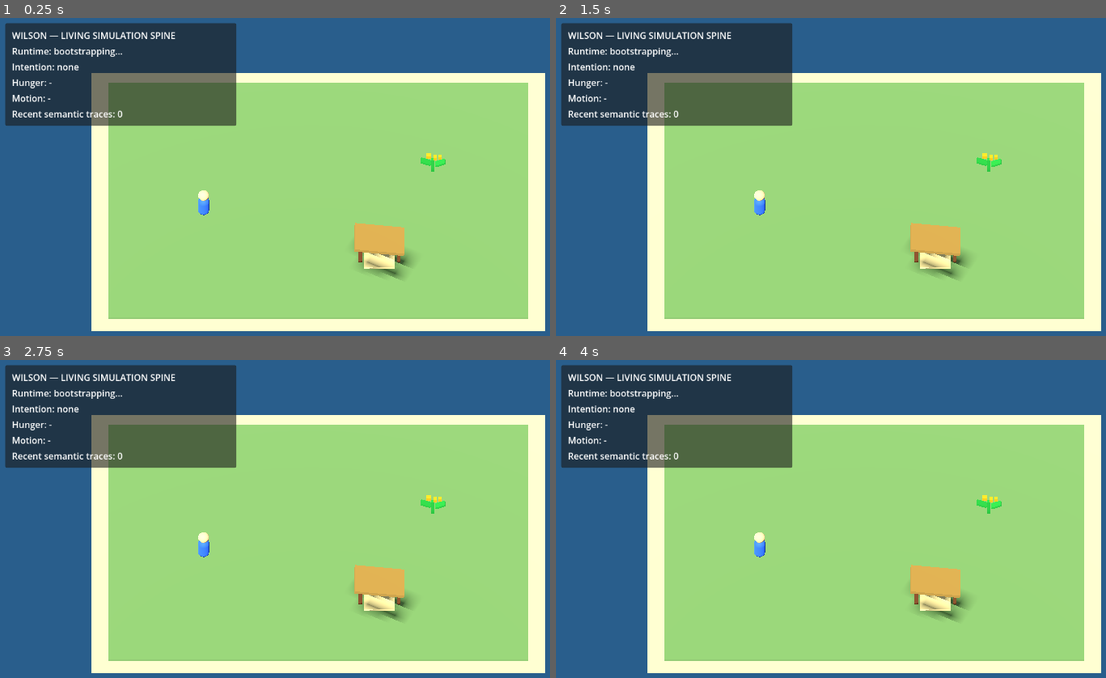
Above: before the commit, frames 1-4 (two rows, left to right).
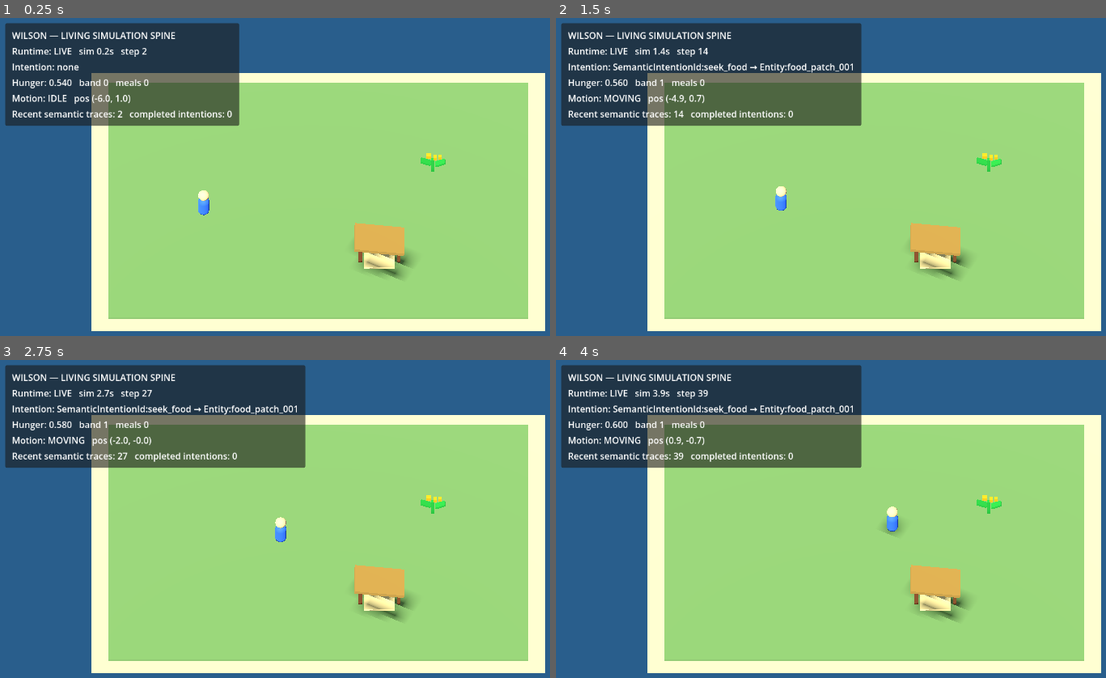
Above: after the commit, the same moments.

Repository: RrR2010/wilson-shipwrecked
Game: Godot game, scene res://tools/living_simulation/living_simulation.tscn
The game is run twice, just before and just after one commit, with the same random seed, the same clock (stepped at 60 frames per second) and the same inputs. The project has no main scene, so this scene is started directly.
Inputs:
- Up to frame 1 (0.25 s): no input
- Up to frame 2 (1.5 s): tap Enter at 0.5 s; tap Space at 0.77 s
- Up to frame 3 (2.75 s): tap Space at 1.52 s
- Up to frame 4 (4 s): tap Space at 3.02, 3.77 s

The runs differ from the first frame. In frame 1, 1.0% of the frame differs, in the area x 8-44%, y 1-34%; in frame 2, 5.6%; in frame 3, 5.6%; in frame 4, 5.7%, in the area x 8-63%, y 1-63%.
Error before the commit: Parse Error: Cannot infer the type of "event_key" variable because the value doesn't have a set type. (res://src/domain/cognition/intention_completion_definiti…

Commit message:
fix: type intention completion stable key

Diff:
--- a/src/domain/cognition/intention_completion_definition.gd
+++ b/src/domain/cognition/intention_completion_definition.gd
@@ -33,5 +33,5 @@
 
 
 func stable_key() -> String:
-	var event_key := "*" if event_type == null else event_type.sort_key()
+	var event_key: String = "*" if event_type == null else String(event_type.sort_key())
 	return "%s|%s|%s" % [intention_id.sort_key(), action_id.sort_key(), event_key]
